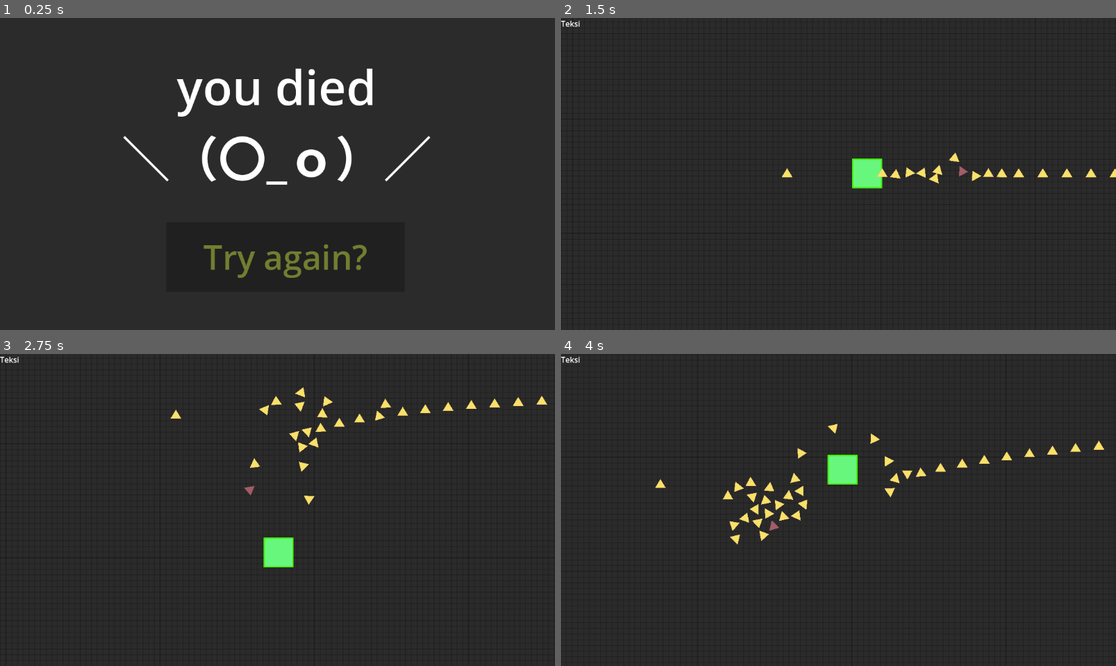
Above: before the commit, frames 1-4 (two rows, left to right).
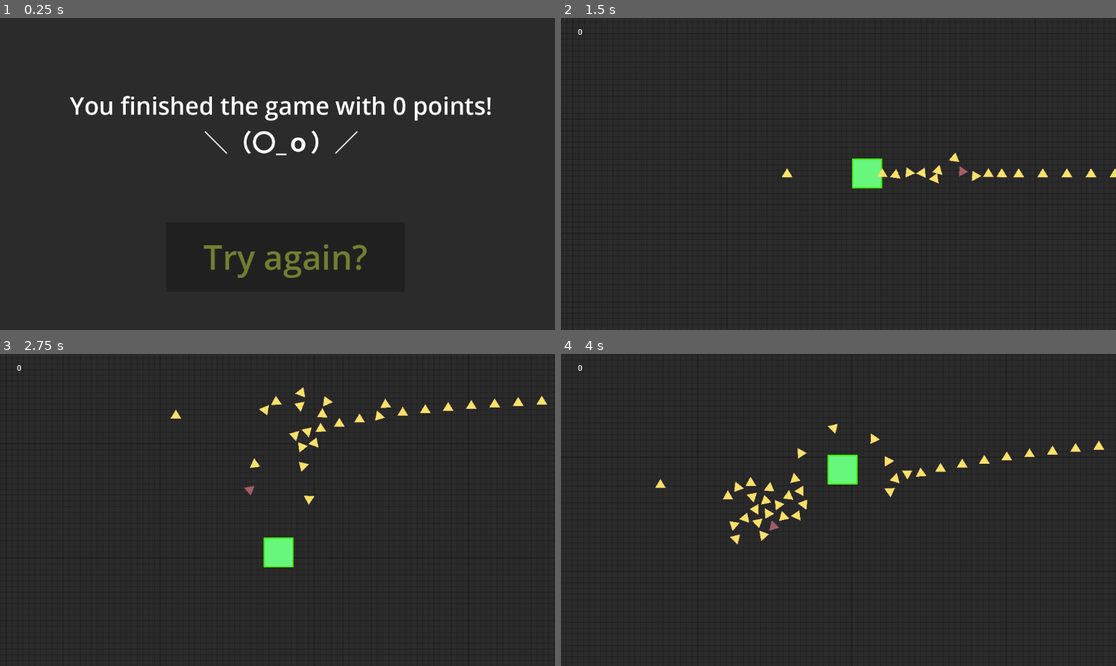
Above: after the commit, the same moments.

Repository: aapolipponen/daydream-game-jam
Game: Godot game, scene res://sacrifisable entity/game_over_scene.tscn
Two runs of this game, one before a commit and one after it. Both use one fixed random seed, a clock stepped at 60 frames per second and the inputs below. This scene is started directly instead of the project's main scene.
Inputs (mouse positions are in pixels of both pictures, inside the frame that each line leads up to):
- Up to frame 1 (0.25 s): no input
- Up to frame 2 (1.5 s): click "Try again?" at 0.5 s; move the mouse to (960, 158) at 1.27 s; hold D (right) from 1.28 s (still down); click (960, 158) at 1.42 s
- Up to frame 3 (2.75 s): move the mouse to (166, 525) at 2.02 s; release D (right) at 2.03 s; hold S (down) from 2.03 s (still down)
- Up to frame 4 (4 s): move the mouse to (894, 441) at 2.77 s; release S (down) at 2.78 s; hold D (right) 2.78-3.53 s; move the mouse to (810, 572) at 3.52 s; hold W (up) from 3.53 s (still down); click (810, 572) at 3.67 s

The runs differ from the first frame. In frame 1, 4.6% of the frame differs, in the area x 12-89%, y 16-54%; in frame 2, less than 0.1%; in frame 3, less than 0.1%; in frame 4, less than 0.1%.

Commit message:
mua väsyttää

Diff:
--- a/Player/player.gd
+++ b/Player/player.gd
@@ -3,10 +3,14 @@
 
 @onready var enemy_spawner_manager: Node = $"../enemySpawnerManager"
 @onready var triangle_manager: Node = $TriangleManager
+const GAME_OVER_SCENE = preload("uid://cuvqcrafju4nu")
 
 @export var speed = 500
 @export var mass := 0.03
 var target = position
+
+var scoreLabel
+var points
 
 func get_input():
 	var input_direction = Input.get_vector("left", "right", "up", "down")
@@ -14,10 +18,26 @@
 	velocity = velocity.move_toward(desired_velocity, speed * mass)
 	target = get_global_mouse_position()
 
+func _ready() -> void:
+	scoreLabel = get_tree().get_first_node_in_group("gameui").get_child(0)
+
+
 func _process(delta: float) -> void:
-	pass
+	points = int(scoreLabel.text)
+	print(points)
 
 
 func _physics_process(_delta):
 	get_input()
 	move_and_slide()
+
+func endGame():
+	var gameOverScene = GAME_OVER_SCENE.instantiate()
+	gameOverScene.gamePoints = points  # pass the actual number
+	print(points)
+
+	var old_scene = get_tree().current_scene
+	get_tree().root.add_child(gameOverScene)
+	get_tree().current_scene = gameOverScene
+	if old_scene:
+		old_scene.queue_free()
--- a/Player/triangle_manager.gd
+++ b/Player/triangle_manager.gd
@@ -149,4 +149,4 @@
 			trianglesLeft = true
 
 	if trianglesLeft == false:
-		get_tree().change_scene_to_packed(GAME_OVER_SCENE)
+		get_parent().endGame()
--- a/Triangle/triangle.gd
+++ b/Triangle/triangle.gd
@@ -26,7 +26,6 @@
 	if body.has_method("onHit"):
 		body.onHit()
 		queue_free()
-		print("Collided")
 
 var _sprite: Sprite2D
 
--- a/explodingEnemy/explodingEnemy.gd
+++ b/explodingEnemy/explodingEnemy.gd
@@ -8,6 +8,7 @@
 var player: Player
 @onready var explosionCollision: CollisionShape2D = $explostionArea/explosionCollision
 @onready var cpu_particles_2d: CPUParticles2D = $CPUParticles2D
+
 
 # movement vars
 @export var moveSpeed = 10
@@ -81,9 +82,8 @@
 
 
 func _on_death_timer_timeout() -> void:
-	explosionCollision.disabled = false
 	cpu_particles_2d.emitting = true
-	var scoreLabel = get_tree().get_first_node_in_group("scoreLabel")
+	var scoreLabel = get_tree().get_first_node_in_group("gameui").get_child(0)
 	scoreLabel.textInt += 1
 	queue_free()
 
@@ -97,10 +97,3 @@
 func _on_modulation_default_timer_timeout() -> void:
 	modulate = deathModulate
 	modulationRedTimer.start()
-
-
-
-
-
-func _on_explostion_area_body_entered(body: Node2D) -> void:
-	print("_on_explostion_area_body_entered")
--- a/explodingEnemy/explodingEnemy.tscn
+++ b/explodingEnemy/explodingEnemy.tscn
@@ -7,9 +7,9 @@
 radius = 264.1212
 
 [sub_resource type="CircleShape2D" id="CircleShape2D_ewhxb"]
-radius = 306.02615
+radius = 152.0
 
-[node name="explodingEnemy" type="CharacterBody2D"]
+[node name="explodingEnemy" type="CharacterBody2D" groups=["enemy"]]
 scale = Vector2(0.5, 0.5)
 collision_layer = 3
 collision_mask = 3
@@ -51,7 +51,6 @@
 
 [node name="explosionCollision" type="CollisionShape2D" parent="explostionArea" groups=["explosion"]]
 shape = SubResource("CircleShape2D_ewhxb")
-disabled = true
 
 [connection signal="timeout" from="deathTimer" to="." method="_on_death_timer_timeout"]
 [connection signal="timeout" from="modulationRedTimer" to="." method="_on_modulation_red_timer_timeout"]
--- a/game/gameui.tscn
+++ b/game/gameui.tscn
@@ -1,8 +1,15 @@
-[gd_scene format=3 uid="uid://r1ehvg8ijerh"]
+[gd_scene load_steps=2 format=3 uid="uid://v1nf3i1fi6du"]
 
-[node name="Gameui" type="CanvasLayer"]
+[ext_resource type="Script" uid="uid://dmqs4geut31vw" path="res://game/label.gd" id="1_e3x5u"]
+
+[node name="Gameui" type="CanvasLayer" groups=["gameui"]]
 
 [node name="Label" type="Label" parent="."]
-offset_right = 91.0
-offset_bottom = 45.0
+offset_left = -5.0
+offset_top = 3.0
+offset_right = 86.0
+offset_bottom = 55.0
 text = "Teksi"
+horizontal_alignment = 1
+vertical_alignment = 1
+script = ExtResource("1_e3x5u")
--- a/project.godot
+++ b/project.godot
@@ -18,6 +18,7 @@
 [global_group]
 
 player=""
+gameui=""
 
 [input]
 
--- a/sacrifisable entity/game_over_scene.gd
+++ b/sacrifisable entity/game_over_scene.gd
@@ -1,11 +1,16 @@
 extends Node
 
 var GAME = load("res://game/game.tscn")
+@onready var label: Label = $Label
+
+var gamePoints = 0
 
 func _ready():
 	print("GAME is valid?", GAME is PackedScene)
 	$"retry button".pressed.connect(_on_button_button_down)
 	print("connected the button press")
+	label.text = "You finished the game with " + str(gamePoints) + " points!\n＼（〇_ｏ）／"
+
 
 func _on_button_button_down() -> void:
 	print("reloaded game scene")
--- a/sacrifisable entity/game_over_scene.tscn
+++ b/sacrifisable entity/game_over_scene.tscn
@@ -2,16 +2,16 @@
 
 [ext_resource type="Script" uid="uid://c58dl6txxbq4l" path="res://sacrifisable entity/game_over_scene.gd" id="1_7xf2v"]
 
-[node name="gameOverScene" type="Node"]
+[node name="gameOverScene" type="Node" groups=["gameOverSceneRoot"]]
 script = ExtResource("1_7xf2v")
 
 [node name="Label" type="Label" parent="."]
-offset_left = 253.0
-offset_top = 74.0
-offset_right = 896.0
-offset_bottom = 352.0
-theme_override_font_sizes/font_size = 100
-text = "you died
+offset_left = 114.0
+offset_top = 112.0
+offset_right = 1053.0
+offset_bottom = 328.0
+theme_override_font_sizes/font_size = 50
+text = "You finished the game with
 ＼（〇_ｏ）／"
 horizontal_alignment = 1
 vertical_alignment = 1
Not shown: 1 places in game/game.tscn that only renumber resources
